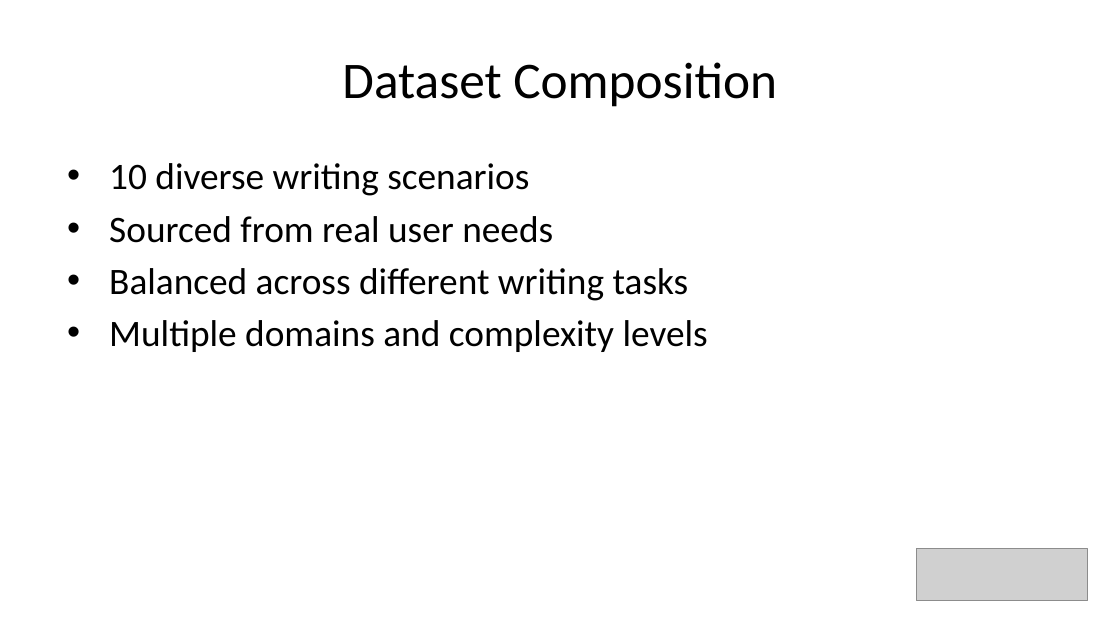
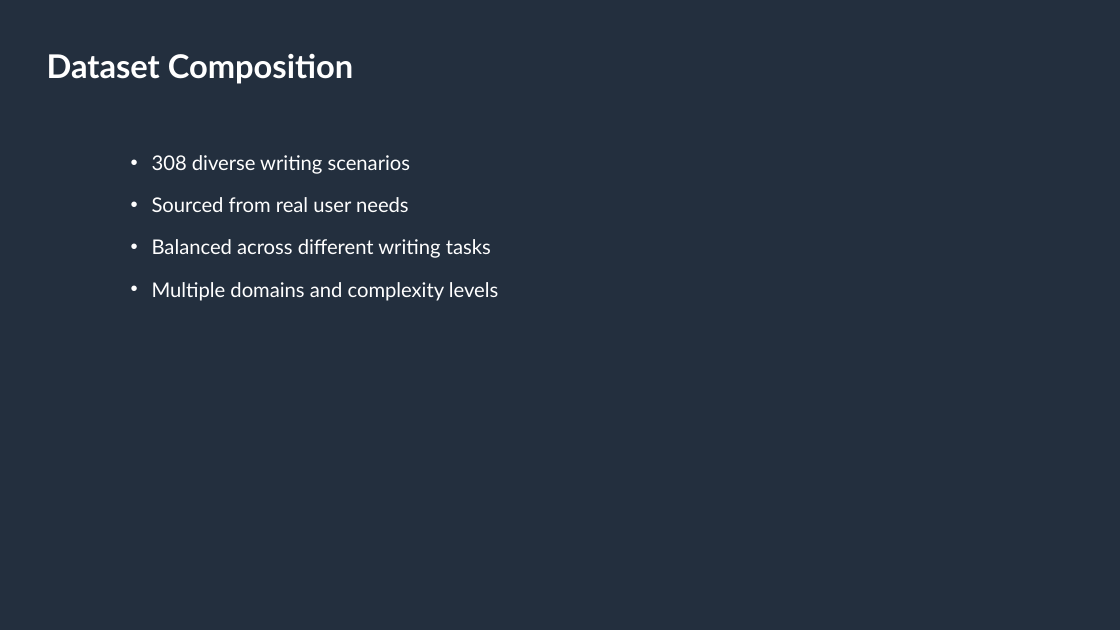
Before and after one commit to amazon-science/wraval, a slide deck: slide 6 of resources/wraval_presentation.pptx. Drawn at 1120x630 pixels with LibreOffice and Linux fonts; fonts in the diff are those of the drawing; grey boxes stand for pictures. Boxes give left, top, right and bottom in pixels: in the first picture for what was removed or moved away, otherwise in the second. Text is boxed around its words. In the diff, an @@ line names an element or a change of style, - is before the commit and + after.

```diff
--- a/resources/wraval_presentation.pptx
+++ b/resources/wraval_presentation.pptx
@@ background #FFFFFF to #232F3E @@
@@ title "Dataset Composition": place and size @@
-title "Dataset Composition" at [342, 62, 777, 107]
+title "Dataset Composition" at [47, 54, 354, 84]
@@ title "Dataset Composition" at [47, 54, 354, 84]: size 33 to 21 pt, font Calibri to Lato, text colour #000000 to #FFFFFF, bold on; alignment centre to left; line spacing 1 to 23pt; vertical alignment middle to top @@
@@ text "308 diverse writing scenarios": place and size @@
-text "308 diverse writing scenarios" at [109, 163, 708, 352]
+text "308 diverse writing scenarios" at [152, 155, 498, 301]
@@ text at [152, 155, 411, 174]: text changed; size 24 to 13 pt; font Calibri to Lato; text colour #000000 to #FFFFFF @@
-• 10 diverse writing scenarios
+• 308 diverse writing scenarios
@@ text at [152, 197, 498, 301]: size 24 to 13 pt, font Calibri to Lato, text colour #000000 to #FFFFFF in "Sourced from real user needs", "Balanced across different writing tasks", "Multiple domains and complexity levels"; indent changed; line spacing 1 to 18pt; more space between paragraphs @@
@@ picture removed at [916, 549, 1088, 600] @@
```
Also in this commit, not shown: 7 other slides changed, 1 slide added, 1 slide removed, 11 other files.
